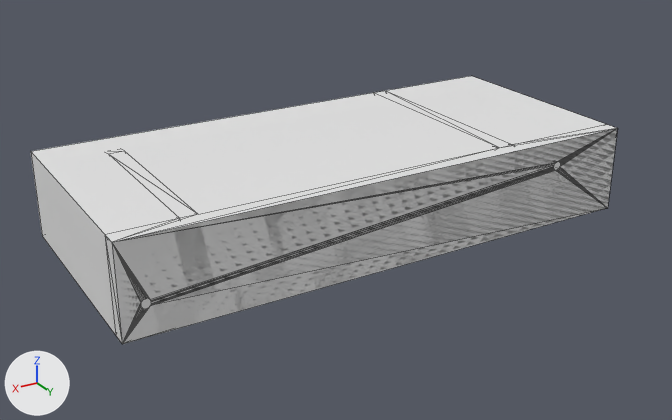
The Blender file h4r_pantilt_descriptions/cad/heads/blender/delock_96000_camera_mount_v1.blend, before and after one commit.
Both versions are drawn from a 50 mm camera at (0.0302, 0.093, 0.0387) aimed at (-0.0186, 0.0116, -0.002). Every picture has the same lights, and +X, +Y and +Z are marked at lower left. Mesh edges are drawn as thin lines on the coarser meshes.

Names of what the first picture shows: 'Delock 96000 Camera Mount V1', 'Delock 96000 Camera Mount V1.001'.
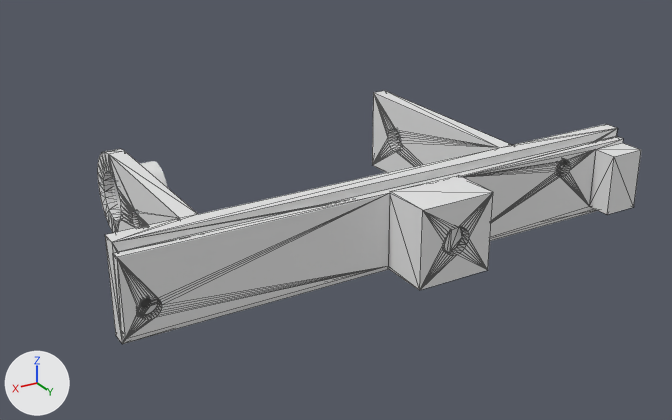
Changed parts and their boxes [x1, y1, x2, y2] in the pictures (672 x 420 px):
'Delock 96000 Camera Mount V1.001', hidden
    before: [31, 76, 618, 344]
'Delock_96000_Camera', added
    after: [113, 136, 641, 339]

The change in detail:
Mesh me_delock_96000_camera is new.
It has 178 vertices, 360 faces and spans x -32.0..28.0, y -4.2..4.2, z 0.0..6.5.
Object 'Delock 96000 Camera Mount V1.001' (ob_delock_96000_camera_mount_v1_001) is now hidden.
Object 'Delock_96000_Camera' (ob_delock_96000_camera) is new; it shows me_delock_96000_camera.
Its location is (-0.0223, 0.0283, 0.0).
Its rotation in degrees is (-90, 0, 180).
Its scale is (0.001, 0.001, 0.001).
